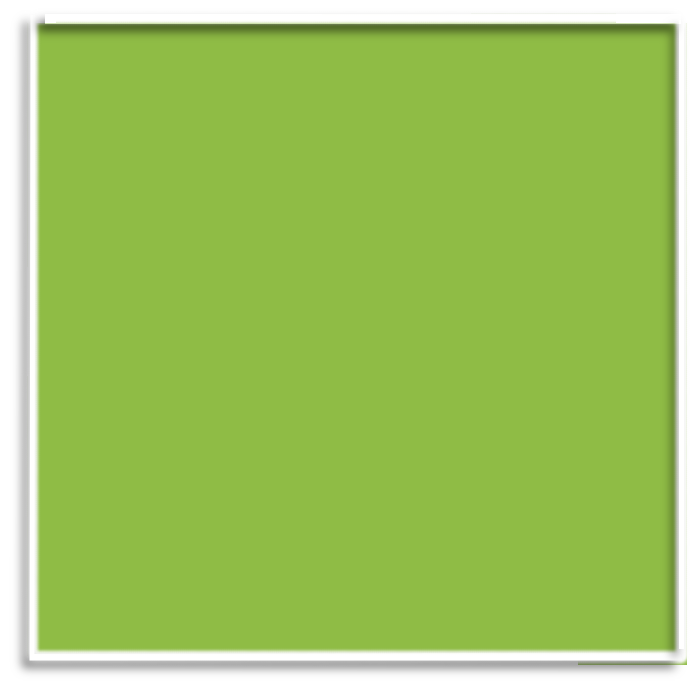
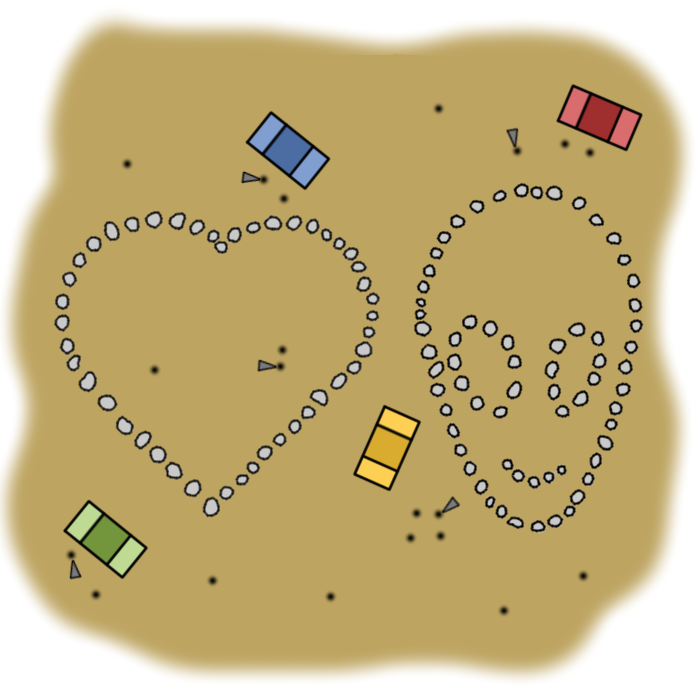
Before/after of a 700 × 700 layered artwork. What changed in the layer stack:
added layer "people" above "telescopes" over left=64, top=101, right=597, bottom=618
added layer "telescopes" above "car_contour" over left=68, top=127, right=519, bottom=580
added layer "car_contour" above "car_colour" over left=62, top=83, right=644, bottom=580
added layer "car_colour" above "alien_face_rocks_contour" over left=64, top=86, right=641, bottom=578
added layer "alien_face_rocks_contour" above "alien_face_rocks" over left=445, top=313, right=608, bottom=490
added layer "alien_face_rocks" above "alien_face_contour" over left=447, top=315, right=607, bottom=490
added layer "alien_rocks_contour" above "alien_rocks" over left=413, top=182, right=645, bottom=534
added layer "alien_rocks" above "alien_contour" over left=414, top=183, right=644, bottom=534
added layer "heart_rocks_contour" above "heart_rocks" over left=53, top=210, right=381, bottom=519
added layer "heart_rocks" above "heart_contour" over left=54, top=211, right=380, bottom=518
renamed "grass_colour" to "rocks_contour", hid it, moved it above "rocks", painted on it over left=27, top=13, right=687, bottom=665
added layer "ground_inner" above "ground_contour" over left=33, top=54, right=654, bottom=652
renamed "houses_contour" to "ground_contour", showed it, painted on it over left=0, top=7, right=696, bottom=685
removed layer "Drop Shadow #3" (was 60%) over left=9, top=10, right=687, bottom=681
renamed "Drop Shadow #4" to "farm.png", hid it, opacity 60% → 100%, painted on it over left=2, top=7, right=692, bottom=681
removed layer "Drop Shadow #5" (was 60%) over left=659, top=18, right=690, bottom=668
removed layer "fence_color" over left=21, top=7, right=692, bottom=667
